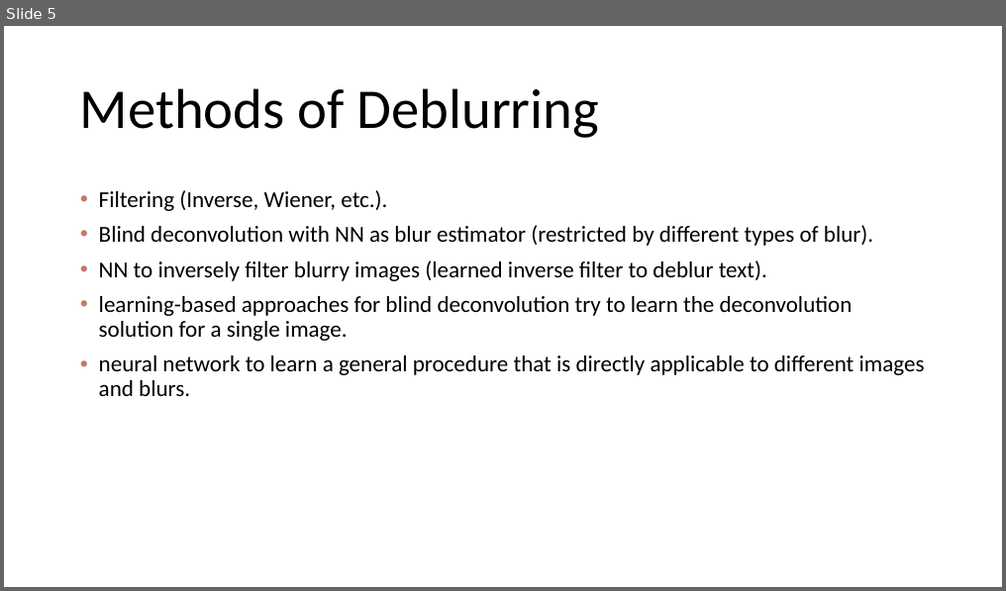
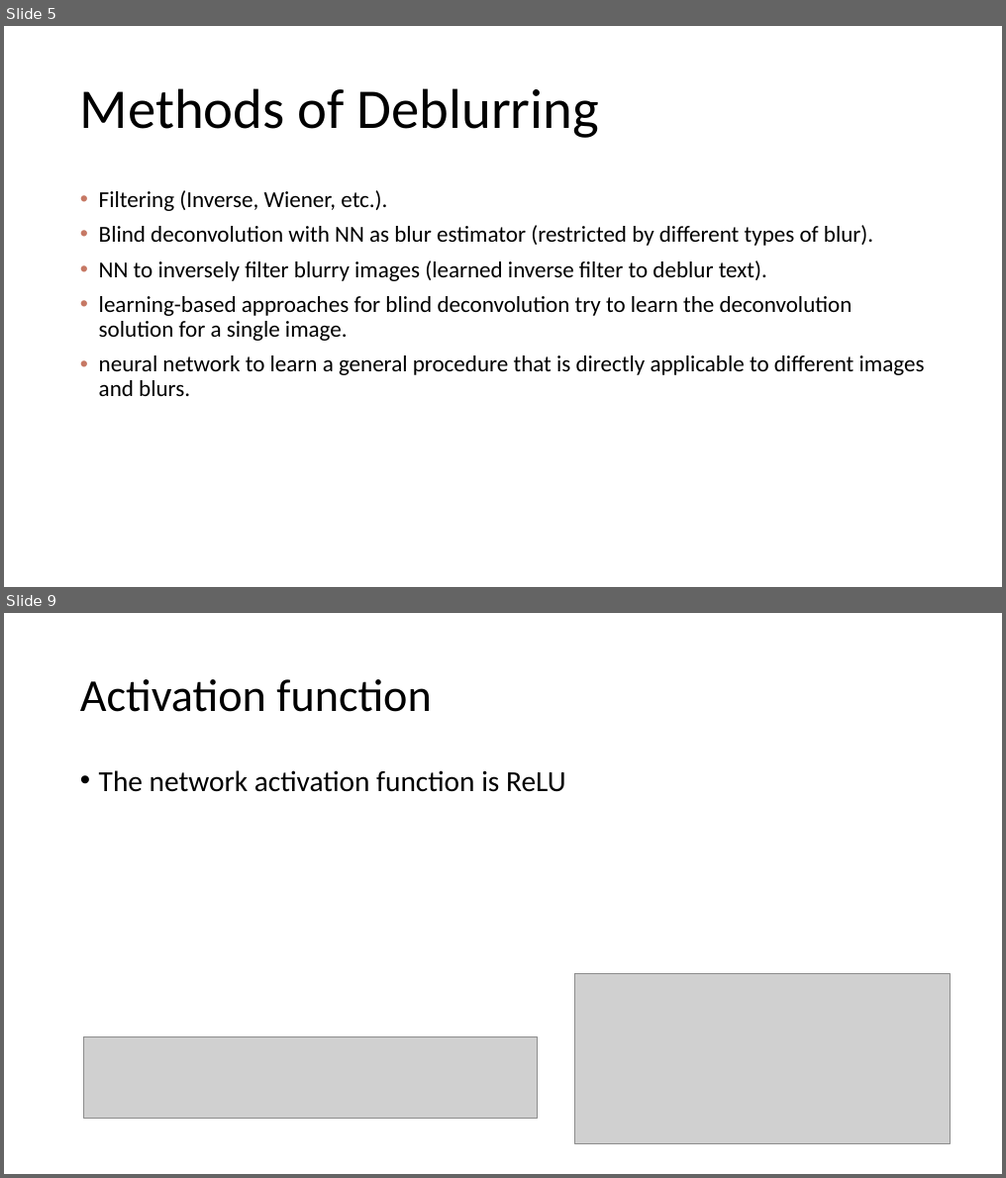
Before and after one commit to Tomlevron/Digital-image-processing, a slide deck: Slideshow/Scale-recurrent network for deblurring.pptx. Shown one above the other, each under a label of ours: slide 5 before the commit, slides 5 and 9 after it; the slides between them are not shown. The pictures are 1006x591 and 1006x1178 pixels, drawn with LibreOffice and Linux fonts; fonts in the diff are those of the drawing; grey boxes stand for pictures. Boxes give left, top, right and bottom in pixels: in the first picture for what was removed or moved away, otherwise in the second. Text is boxed around its words. In the diff, an @@ line names an element or a change of style, - is before the commit and + after.

```diff
--- a/Slideshow/Scale-recurrent network for deblurring.pptx
+++ b/Slideshow/Scale-recurrent network for deblurring.pptx
@@ slide 9 added at bbox=[4, 613, 1002, 1174], background #FFFFFF @@
@@ title added at bbox=[80, 679, 431, 712], 44 pt, text #000000 @@
+Activation function
@@ text added at bbox=[99, 770, 566, 792], 28 pt, text #000000 @@
+• The network activation function is ReLU
@@ picture added at bbox=[575, 973, 949, 1145] @@
@@ picture added at bbox=[83, 1037, 537, 1118] @@
```
Also in this commit, not shown: 3 slides changed, 16 other slides added.
